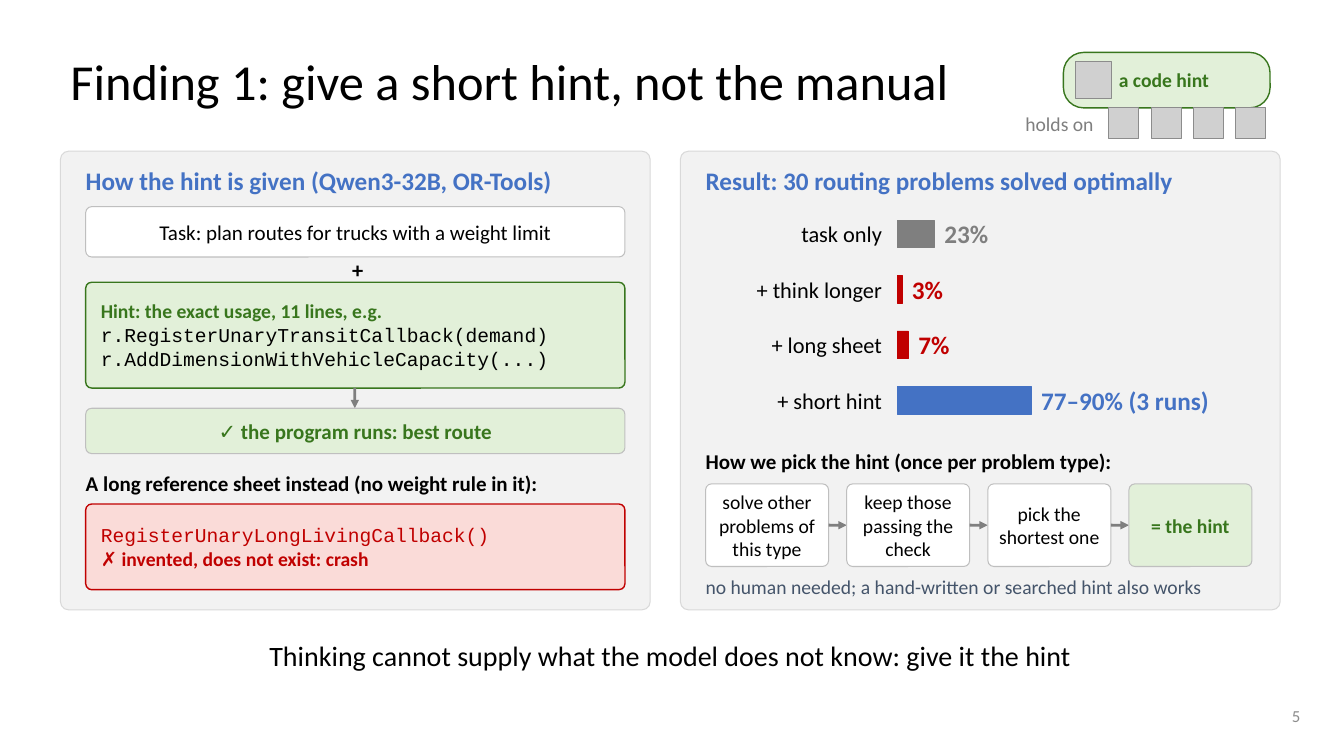
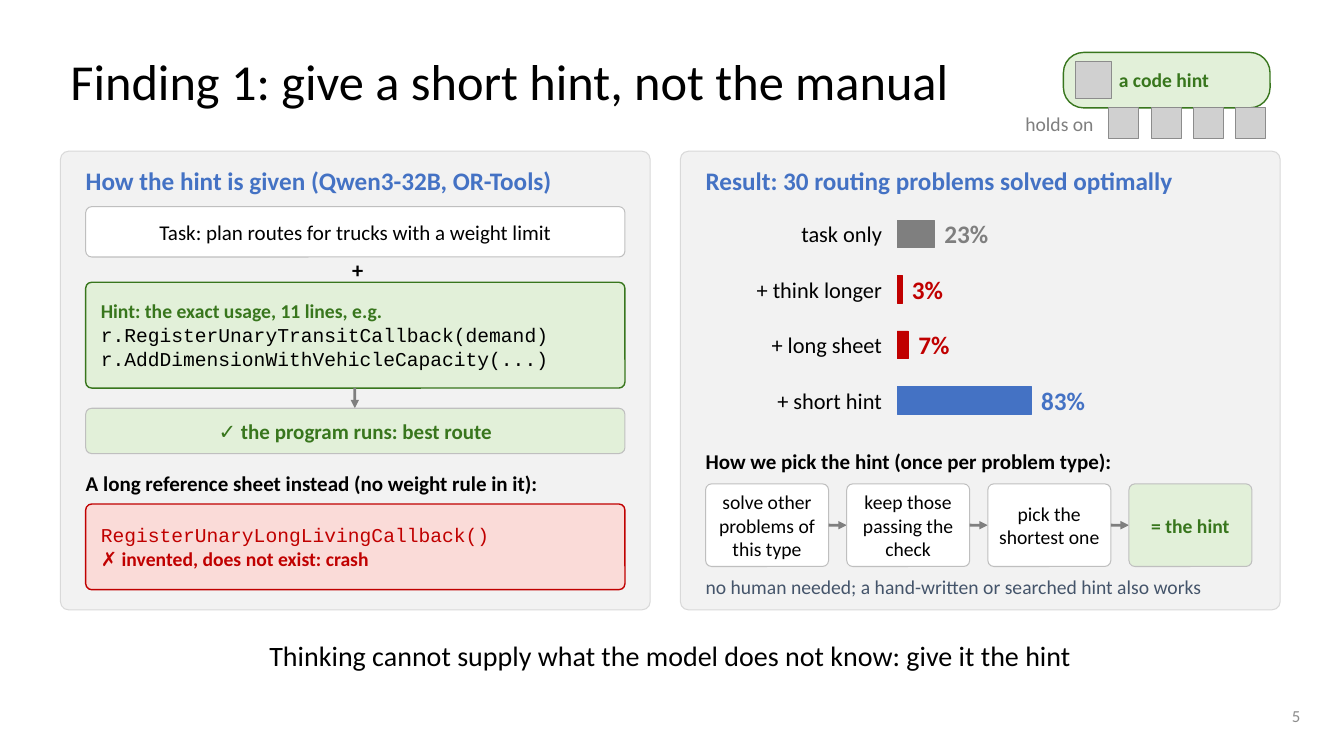
Before and after one commit to dlwns147/CSED490E_Project_Team5, a slide deck: slide 5 of Proposal_Team5.pptx. Drawn at 1344x756 pixels with LibreOffice and Linux fonts; fonts in the diff are those of the drawing; grey boxes stand for pictures. Boxes give left, top, right and bottom in pixels: in the first picture for what was removed or moved away, otherwise in the second. Text is boxed around its words. In the diff, an @@ line names an element or a change of style, - is before the commit and + after.

```diff
--- a/Proposal_Team5.pptx
+++ b/Proposal_Team5.pptx
@@ text at (1041, 392, 1085, 410): text changed @@
-77–90% (3 runs)
+83%
```
Also in this commit, not shown: 8 other slides changed, 3 other files.
